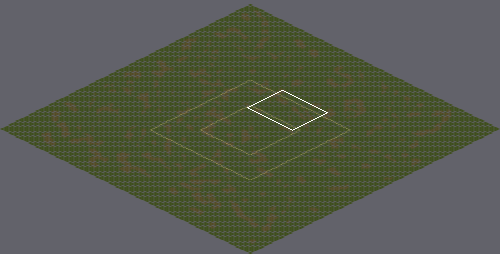
Two states of a Tiled map, SGClient/TiledMap/worldmap.tmx. Above: a wide view before the commit, with the close-up outlined.
Close-up. Before the commit:
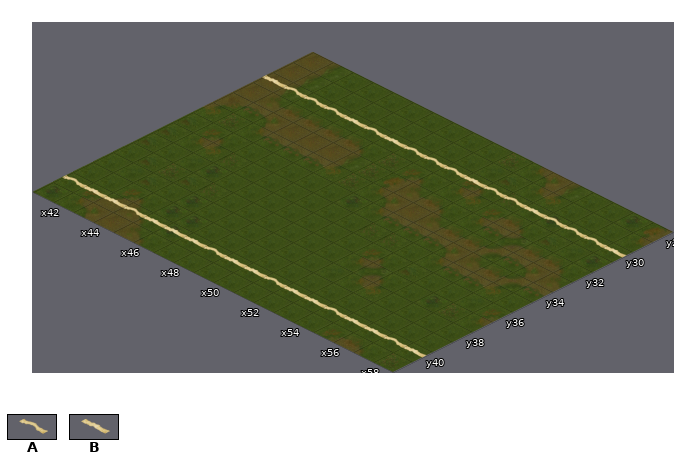
Cells are 256x128 px. Isometric: x runs down to the right, y down to the left. Shown: x 41..58, y 28..41. The commit also changed other parts of the map, which this record leaves out.
Key: from "worldmap_road": A 6, B 7.
_ is an empty cell.
Layers that did not change in this view are not listed.
Layer "road" before, first column x 41:
28 __________________
29 __________________
30 BAAABABAAABAABAAAB
31 __________________
32 __________________
33 __________________
34 __________________
35 __________________
36 __________________
37 __________________
38 __________________
39 __________________
40 ABBABBBABBABBABBAB
41 __________________
The same view after the edit:
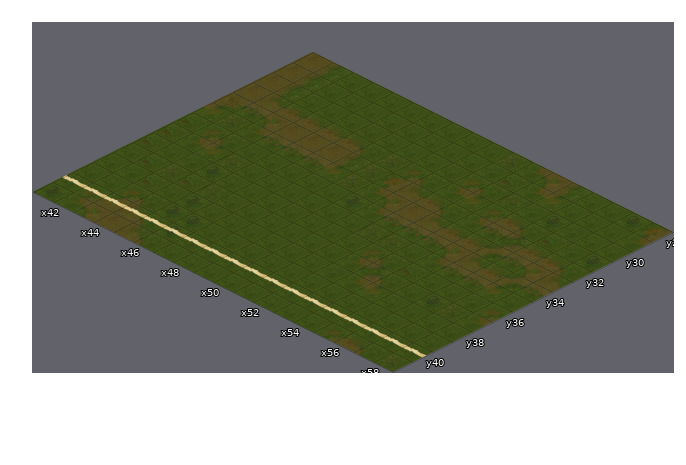
Edits made:
Layer "road":
Tile B replaces tile A in row 40 at x 41, 44, 48, 51, 54 and 57.
The author cleared tile A in row 30 at x 42 to 44, 46, 48 to 50, 52 to 53 and 55 to 57.
The author cleared tile B in row 30 at x 41, 45, 47, 51, 54 and 58.
